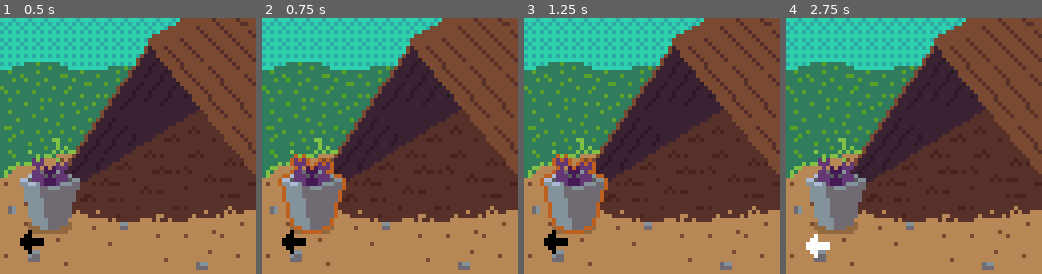
Above: before the commit, frames 1-4 (left to right).
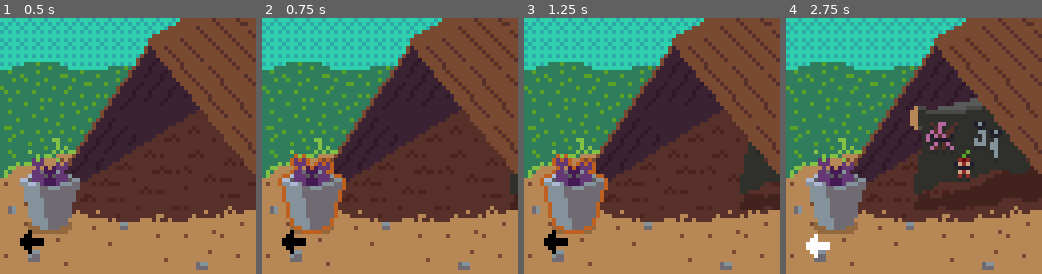
Above: after the commit, the same moments.

Repository: Touff-97/LOWREZ-FISHER
Game: Godot game, scene res://Scenes/TentScene.tscn
Same seed, same stepped clock (60 frames per second), same inputs: the game is played once before the commit and once after it. This scene is started directly instead of the project's main scene.
Inputs (mouse positions are in pixels of both pictures, inside the frame that each line leads up to):
- Up to frame 1 (0.5 s): no input
- Up to frame 2 (0.75 s): click (313, 197) at 0.5 s
- Up to frame 3 (1.25 s): no input
- Up to frame 4 (2.75 s): click (1031, 138) at 1.27 s; click (816, 243) at 2 s

Frame 1 is identical in both runs. In frame 2, 0.2% of the frame differs, in the area x 96-100%, y 60-69%; in frame 3, 1.7%; in frame 4, 9.4%, in the area x 48-96%, y 31-69%.

Commit message:
Had to create another project cause it wouldn't load

Diff:
--- a/Scenes/Main.tscn
+++ b/Scenes/Main.tscn
@@ -12,12 +12,11 @@
 [ext_resource path="res://Assets/Audio/Sounds/hover-button.wav" type="AudioStream" id=10]
 [ext_resource path="res://Assets/Audio/Sounds/select-button.wav" type="AudioStream" id=11]
 [ext_resource path="res://Assets/Audio/Sounds/error-button.wav" type="AudioStream" id=12]
-[ext_resource path="res://Scripts/InventoryManager.gd" type="Script" id=13]
+[ext_resource path="res://Scripts/GameData.gd" type="Script" id=13]
 [ext_resource path="res://Scenes/InventoryHUD.tscn" type="PackedScene" id=14]
 [ext_resource path="res://Assets/Audio/Sounds/cast-rod.wav" type="AudioStream" id=15]
 [ext_resource path="res://Assets/Audio/Sounds/catch-fish.wav" type="AudioStream" id=16]
 [ext_resource path="res://Assets/Audio/Sounds/fish.wav" type="AudioStream" id=17]
-[ext_resource path="res://Scripts/PlayerInventory.gd" type="Script" id=18]
 
 [node name="Main" type="Node2D"]
 script = ExtResource( 2 )
@@ -81,24 +80,20 @@
 stream = ExtResource( 16 )
 bus = "Sounds"
 
-[node name="DataManager" type="Node" parent="."]
+[node name="GameData" type="Node" parent="."]
 script = ExtResource( 13 )
 
-[node name="SaveTimer" type="Timer" parent="DataManager"]
+[node name="SaveTimer" type="Timer" parent="GameData"]
 wait_time = 10.0
 autostart = true
-
-[node name="PlayerInventory" type="Node" parent="DataManager" groups=["Persist"]]
-script = ExtResource( 18 )
 
 [node name="GUI" type="CanvasLayer" parent="."]
 visible = false
 
 [node name="InventoryHUD" parent="GUI" instance=ExtResource( 14 )]
 
-[connection signal="data_loaded" from="DataManager" to="." method="_on_DataManager_data_loaded"]
-[connection signal="timeout" from="DataManager/SaveTimer" to="." method="_on_SaveTimer_timeout"]
-[connection signal="has_fishes" from="DataManager/PlayerInventory" to="." method="_on_has_fishes"]
-[connection signal="out_of_fishes" from="DataManager/PlayerInventory" to="." method="_on_out_of_fishes"]
+[connection signal="has_fishes" from="GameData" to="." method="_on_has_fishes"]
+[connection signal="out_of_fishes" from="GameData" to="." method="_on_out_of_fishes"]
+[connection signal="timeout" from="GameData/SaveTimer" to="GameData" method="_on_SaveTimer_timeout"]
 
 [editable path="GUI/InventoryHUD"]
--- a/Scenes/TentScene.tscn
+++ b/Scenes/TentScene.tscn
@@ -123,7 +123,7 @@
 "values": [ false ]
 }
 
-[node name="TentScene" groups=["Persist"] instance=ExtResource( 2 )]
+[node name="TentScene" instance=ExtResource( 2 )]
 mouse_filter = 2
 script = ExtResource( 23 )
 hud_on = true
@@ -149,8 +149,8 @@
 [node name="Arm" type="TextureRect" parent="Background" index="1"]
 anchor_right = 1.0
 anchor_bottom = 1.0
-margin_right = 24.0
-margin_bottom = 24.0
+margin_right = 304.0
+margin_bottom = 304.0
 rect_min_size = Vector2( 64, 64 )
 texture = ExtResource( 3 )
 expand = true
--- /dev/null
+++ b/Scripts/GameData.gd
@@ -0,0 +1,84 @@
+extends Node
+
+const path = "user://savegame.save"
+
+# Player Inventory
+export(int) var fishes = 0
+export(int) var coins = 0
+export(int) var worms = 0
+# Tent
+export(int) var fishes_to_enable = 0
+export(int) var fishes_to_disable = 0
+
+export(Dictionary) var game_data = {
+									"Time": Time.get_date_dict_from_system(),
+									"PlayerInventory": {
+										"fishes": fishes,
+										"coins": coins,
+										"worms": worms,
+									},
+									"TentScene": {
+										"fishes_to_enable": fishes_to_enable,
+										"fishes_to_disable": fishes_to_disable
+									}
+								}
+
+signal has_fishes
+signal out_of_fishes
+
+
+func _ready() -> void:
+	print("game data")
+	load_game()
+
+
+func _process(_delta: float) -> void:
+	if fishes <= 0:
+		fishes = 0
+		emit_signal("out_of_fishes")
+	else:
+		emit_signal("has_fishes")
+
+
+func _on_SaveTimer_timeout() -> void:
+	save_game()
+
+
+func save_game() -> void:
+	var save_game = File.new()
+	save_game.open(path, File.WRITE)
+	save_game.store_line(to_json(game_data))
+	save_game.close()
+
+
+func load_game() -> void:
+	var save_game = File.new()
+	if not save_game.file_exists(path):
+		return
+	save_game.open(path, File.READ)
+	while not save_game.eof_reached():
+		var save_game_data = parse_json(save_game.get_as_text())
+		if save_game_data != null:
+			game_data = save_game_data
+	save_game.close()
+
+	load_variables()
+
+
+func load_variables() -> void:
+	var current_time = Time.get_date_dict_from_system()
+
+	# Time sensitive data
+	if game_data["Time"]["hour"] != current_time["hour"] and game_data["Time"]["day"] != current_time["day"]:
+		# Tent Scene
+		fishes_to_enable = randi() % 3 + 2
+		fishes_to_disable = randi() % 10 + 5
+	else:
+		# Tent Scene
+		fishes_to_enable = game_data["TentScene"]["fishes_to_enable"]
+		fishes_to_disable = game_data["TentScene"]["fishes_to_disable"]
+
+	# Player Inventory
+	fishes = game_data["PlayerInventory"]["fishes"]
+	coins = game_data["PlayerInventory"]["coins"]
+	worms = game_data["PlayerInventory"]["worms"]
--- a/Scripts/InventoryManager.gd
+++ /dev/null
@@ -1,37 +0,0 @@
-extends Node
-
-export(Dictionary) var game_data = {
-									"PlayerInventory": {
-										"fishes": 0,
-										"coins": 0
-									}
-								}
-
-var path : String = "user://savedata.save"
-
-signal data_loaded(data)
-
-
-func load_game() -> void:
-	var save_game = File.new()
-	if not save_game.file_exists(path):
-		return
-#
-	save_game.open(path, File.READ)
-
-	while not save_game.eof_reached():
-		var save_game_data = parse_json(save_game.get_line())
-		game_data = save_game_data
-		emit_signal("data_loaded", game_data)
-
-	save_game.close()
-
-
-func save_game() -> void:
-	var save_game = File.new()
-	save_game.open(path, File.WRITE)
-	var save_nodes = get_tree().get_nodes_in_group("Persist")
-	for i in save_nodes:
-		var node_data = i.call("save_node")
-		save_game.store_line(to_json(node_data))
-	save_game.close()
--- a/Scripts/Main.gd
+++ b/Scripts/Main.gd
@@ -2,10 +2,10 @@
 
 onready var scene_manager = $SceneManager
 onready var audio_manager = $AudioManager
-onready var data_manager = $DataManager
-onready var player_inv = $DataManager/PlayerInventory
 onready var gui = $GUI
 onready var inventory_hud = $GUI/InventoryHUD
+
+var game_data : Dictionary = {}
 
 
 ### TO DO ###
@@ -21,13 +21,13 @@
 func _ready() -> void:
 	randomize()
 
+	print("main")
+
 	AudioServer.set_bus_volume_db(AudioServer.get_bus_index("Master"), -10)
 	AudioServer.set_bus_volume_db(AudioServer.get_bus_index("Music"), -10)
 	AudioServer.set_bus_volume_db(AudioServer.get_bus_index("Sounds"), -10)
 
-	data_manager.load_game()
-	player_inv.load_node(data_manager.game_data["PlayerInventory"])
-	inventory_hud.load_inventory(data_manager.game_data["PlayerInventory"])
+	inventory_hud.load_inventory(GameData.game_data["PlayerInventory"])
 
 
 ### SCENE GENERAL SIGNALS ###
@@ -44,49 +44,20 @@
 	audio_manager.loadSound(sound)
 
 
-func _on_fetchInventory(origin: NodePath) -> void:
-	data_manager.load_game()
-	get_node(origin).inventory = player_inv.inventory
-
-
 func _on_toggleHud(is_hud: bool) -> void:
 	print("GUI visible " + str(is_hud))
 	gui.visible = is_hud
 
 
-### SCENE SPECIFIC SIGNALS ###
-
-func _on_fishCaught() -> void:
-	player_inv.inventory["fishes"] += 1
-	inventory_hud.load_inventory(player_inv.inventory)
+func _on_updateHud() -> void:
+	inventory_hud.load_inventory(GameData.game_data["PlayerInventory"])
 
 
-func _on_fishSold(at: String) -> void:
-	match at:
-		"Tent":
-			player_inv.inventory["fishes"] -= 1
-			player_inv.inventory["coins"] += randi() % 3
-		_:
-			return
-
-	inventory_hud.load_inventory(player_inv.inventory)
+func _on_dayFinished() -> void:
+	print("A new day")
 
 
 ### DATA MANAGEMENT SIGNALS ###
-
-func _on_SaveTimer_timeout() -> void:
-	data_manager.save_game()
-
-
-func _on_DataManager_data_loaded(data: Dictionary) -> void:
-	for i in data.keys():
-		print(i)
-		var save_nodes = get_tree().get_nodes_in_group("Persist")
-		if save_nodes.has(i):
-			print(save_nodes[save_nodes.bsearch(i)].name)
-			save_nodes[save_nodes.bsearch(i)].load_node(data[i])
-
-
 func _on_out_of_fishes() -> void:
 	if not scene_manager.get_child(0).out_of_fish:
 		scene_manager.get_child(0).out_of_fish = true
--- a/Scripts/PlayerInventory.gd
+++ /dev/null
@@ -1,28 +0,0 @@
-extends Node
-
-export(Dictionary) var inventory = {
-	"fishes": 0,
-	"coins": 0,
-}
-
-signal has_fishes
-signal out_of_fishes
-
-
-func _process(delta: float) -> void:
-	if inventory["fishes"] <= 0:
-		inventory["fishes"] = 0
-		emit_signal("out_of_fishes")
-	else:
-		emit_signal("has_fishes")
-
-
-func save_node() -> Dictionary:
-	var temp_dict := {}
-	temp_dict[get_name()] = inventory
-	return temp_dict
-
-
-func load_node(data: Dictionary) -> void:
-	print("Player inventory loaded!")
-	inventory = data
--- a/Scripts/Scene.gd
+++ b/Scripts/Scene.gd
@@ -5,16 +5,13 @@
 export(bool) var hud_on = false
 export(bool) var out_of_fish = false
 
-export(Dictionary) var inventory = {}
-export(Dictionary) var scene_data = {}
-
 signal scene_transition(scene)
 signal song_transition(song)
+# warning-ignore:unused_signal
 signal sound_effect(effect)
-
-signal fetch_inventory(origin)
-
 signal toggle_hud(is_hud)
+# warning-ignore:unused_signal
+signal update_hud
 
 
 func _ready() -> void:
@@ -36,14 +33,3 @@
 ### AUDIO LOGIC ###
 func transitionToSong() -> void:
 	emit_signal("song_transition", next_music)
-
-
-### SAVE AND LOAD LOGIC ###
-func save_node() -> Dictionary:
-	var temp_dict := {}
-	temp_dict[get_name()] = scene_data
-	return temp_dict
-
-
-func load_node(data: Dictionary) -> void:
-	scene_data = data
--- a/Scripts/SceneManager.gd
+++ b/Scripts/SceneManager.gd
@@ -8,17 +8,20 @@
 
 
 func loadScene(scene: String) -> void:
+	print(scene)
 	var file = File.new()
 	var path = "res://Scenes/" + scene + ".tscn"
 	if file.file_exists(path):
+		print(path)
 		var new_scene = load(path).instance()
 		new_scene.connect("scene_transition", main_node, "_on_sceneTransition")
 		new_scene.connect("song_transition", main_node, "_on_songTransition")
 		new_scene.connect("sound_effect", main_node, "_on_soundEffect")
-		new_scene.connect("fetch_inventory", main_node, "_on_fetchInventory")
 		new_scene.connect("toggle_hud", main_node, "_on_toggleHud")
+		new_scene.connect("update_hud", main_node, "_on_updateHud")
 		add_child(new_scene)
 		move_child(new_scene, 0)
 		yield(get_tree().create_timer(1.0), "timeout")
 		if get_child_count() > 1:
 			get_child(1).queue_free()
+			print("Scene loaded")
--- a/Scripts/SkyBox.gd
+++ b/Scripts/SkyBox.gd
@@ -15,22 +15,24 @@
 
 
 func _ready() -> void:
+# warning-ignore:return_value_discarded
+	connect("day_finished", get_node("/root/Main"), "_on_dayFinished")
+
 	background.modulate = starting_light
 	if rod:
 		rod.modulate = starting_light
 
 
-func _process(delta: float) -> void:
+func _process(_delta: float) -> void:
 	var time = loadTimeFromOS()
 	rect_position = starting_position.linear_interpolate(ending_position, time["minute"] / total_minutes)
 	background.modulate = starting_light.linear_interpolate(ending_light, time["minute"] / total_minutes)
 	if rod:
 		rod.modulate = starting_light.linear_interpolate(ending_light, time["minute"] / total_minutes)
 
-#	if time["minute"] == 59 and time["second"] >= 58:
-#		print("Night time!")
-#		emit_signal("day_finished")
-#		set_process(false)
+	if time["minute"] == 59 and time["second"] >= 58:
+		emit_signal("day_finished")
+		set_process(false)
 
 
 func loadTimeFromOS() -> Dictionary:
--- a/Scripts/TentScene.gd
+++ b/Scripts/TentScene.gd
@@ -4,47 +4,38 @@
 onready var back_button = $Margin/BackButton
 onready var arm = $Background/Arm
 onready var bucket = $Background/BucketShadow/Bucket
+onready var bait = $Background/Arm/Bait
+onready var hooks = $Background/Arm/Hooks
+onready var apple = $Background/Arm/Apple
 
-var fishes_to_enable : int
-var fishes_to_disable : int
 var has_enabled_arm : bool = false
 
-signal fish_sold(at)
-signal item_bought(item)
+
+### TO DO ###
+# 1. Load data from the save game file if just starting.
+# 1.1. Check if day has passed since the data was saved.
+# 1.2. If so reset the values to some new ones.
+# 1.3. Maybe save in a temp file that resets each day.
+# 2. At the signal for new day calculate a new value.
+# 3. Overwrite the saved value
 
 
 func _ready() -> void:
 	randomize()
 
 	arm.rect_position.x = 32
-
-	fishes_to_enable = randi() % 3 + 2
-	fishes_to_disable = randi() % 10 + 5
-
-	emit_signal("fetch_inventory", self.get_path())
-
-# warning-ignore:return_value_discarded
-	connect("fish_sold", get_node("/root/Main"), "_on_fishSold")
+	arm.rect_size = Vector2(64, 64)
 
 
 func _process(_delta: float) -> void:
 	if out_of_fish:
 		bucket.disabled = true
 	else:
-		if fishes_to_disable > 0:
+		if GameData.fishes_to_disable > 0:
 			bucket.disabled = false
 
 
-func save() -> Dictionary:
-	var tent_state : Dictionary = {
-		"Tent": {
-			"fishes_to_enable": fishes_to_enable,
-			"fishes_to_disable": fishes_to_disable
-		}
-	}
-
-	return tent_state
-
+### SIGNALS ###
 
 func _on_mouse_entered() -> void:
 	emit_signal("sound_effect", "Hover")
@@ -54,18 +45,40 @@
 	emit_signal("sound_effect", "Select")
 
 	if not has_enabled_arm:
-		if fishes_to_enable > 0:
-			fishes_to_enable -= 1
+		if GameData.fishes_to_enable > 0:
+			GameData.fishes_to_enable -= 1
 		else:
 			anim_player.play("ArmAppear")
 	else:
-		if fishes_to_disable > 0:
-			fishes_to_disable -= 1
+		if GameData.fishes_to_disable > 0:
+			GameData.fishes_to_disable -= 1
 		else:
 			anim_player.play("ArmDisappear")
 
-	emit_signal("fish_sold", "Tent")
+	GameData.fishes -= 1
+	GameData.coins += randi() % 3
 
+	emit_signal("update_hud")
+
+
+func _on_Bait_pressed() -> void:
+	emit_signal("sound_effect", "Select")
+
+	var random_amount := randi() % 3 + 1
+
+	if GameData.coins > random_amount:
+		GameData.worms += random_amount
+		GameData.coins -= random_amount
+		bait.disabled = true
+
+
+func _on_BackButton_pressed() -> void:
+	emit_signal("sound_effect", "Select")
+	next_scene = back_button.next_scene
+	transitionToScene()
+
+
+### FUNCTIONS ###
 
 func enableArm() -> void:
 	if not has_enabled_arm:
@@ -75,17 +88,3 @@
 func disableArm() -> void:
 	bucket.disabled = true
 	has_enabled_arm = false
-
-
-func _on_Bait_pressed() -> void:
-	emit_signal("sound_effect", "Select")
-	emit_signal("fetch_inventory", self.get_path())
-	yield(get_tree(), "idle_frame")
-	if inventory["coins"] > 0:
-		emit_signal("item_bought", "Bunch-O-Worms")
-
-
-func _on_BackButton_pressed() -> void:
-	emit_signal("sound_effect", "Select")
-	next_scene = back_button.next_scene
-	transitionToScene()
--- a/Scripts/Town1BeachScene.gd
+++ b/Scripts/Town1BeachScene.gd
@@ -2,12 +2,6 @@
 
 onready var skybox = $SkyBox
 onready var back_button = $Fishing/Margin/BackButton
-
-signal fish_caught
-
-
-func _ready() -> void:
-	connect("fish_caught", get_node("/root/Main"), "_on_fishCaught")
 
 
 func _on_mouse_entered() -> void:
@@ -29,4 +23,5 @@
 
 
 func _on_Fishing_fish_caught() -> void:
-	emit_signal("fish_caught")
+	GameData.fishes += 1
+	emit_signal("update_hud")
--- a/Scripts/TownScene.gd
+++ b/Scripts/TownScene.gd
@@ -17,11 +17,13 @@
 
 
 func _ready() -> void:
+# warning-ignore:integer_division
 	left_boundary = starting_position + ((town_size / 2) - shift_amount)
+# warning-ignore:integer_division
 	right_boundary = starting_position - ((town_size / 2) - shift_amount)
 
 
-func _process(delta: float) -> void:
+func _process(_delta: float) -> void:
 	if background.rect_position.x > left_boundary:
 		background.rect_position.x = left_boundary
 
--- a/project.godot
+++ b/project.godot
@@ -10,69 +10,26 @@
 
 [application]
 
-config/name="220731 LOWREZ-FISHER"
+config/name="220731 LOWREZ-FISHER2"
 run/main_scene="res://Scenes/Main.tscn"
-boot_splash/image="res://Assets/Sprites/godot-splashscreen.png"
-boot_splash/use_filter=false
-config/icon="res://Assets/Sprites/godot-icon.png"
+config/icon="res://icon.png"
+
+[autoload]
+
+GameData="*res://Scripts/GameData.gd"
 
 [display]
 
 window/size/width=64
 window/size/height=64
-window/size/always_on_top=true
 window/size/test_width=640
 window/size/test_height=640
 window/stretch/mode="viewport"
 window/stretch/aspect="keep"
 
-[global]
-
-TOUCH=false
-
 [gui]
 
 common/drop_mouse_on_gui_input_disabled=true
-
-[importer_defaults]
-
-texture={
-"compress/bptc_ldr": 0,
-"compress/hdr_mode": 0,
-"compress/lossy_quality": 0.7,
-"compress/mode": 0,
-"compress/normal_map": 0,
-"detect_3d": false,
-"flags/anisotropic": false,
-"flags/filter": false,
-"flags/mipmaps": false,
-"flags/repeat": 0,
-"flags/srgb": 2,
-"process/HDR_as_SRGB": false,
-"process/fix_alpha_border": true,
-"process/invert_color": false,
-"process/normal_map_invert_y": false,
-"process/premult_alpha": false,
-"size_limit": 0,
-"stream": false,
-"svg/scale": 1.0
-}
-wav={
-"compress/mode": 0,
-"edit/loop_begin": 0,
-"edit/loop_end": -1,
-"edit/loop_mode": 2,
-"edit/normalize": false,
-"edit/trim": false,
-"force/8_bit": false,
-"force/max_rate": false,
-"force/max_rate_hz": 44100,
-"force/mono": false
-}
-
-[input_devices]
-
-pointing/emulate_touch_from_mouse=true
 
 [physics]
 
@@ -81,7 +38,6 @@
 [rendering]
 
 quality/driver/driver_name="GLES2"
-2d/snapping/use_gpu_pixel_snap=true
 vram_compression/import_etc=true
 vram_compression/import_etc2=false
 environment/default_environment="res://default_env.tres"
Not shown: 1 places in Scenes/Main.tscn that only renumber resources
